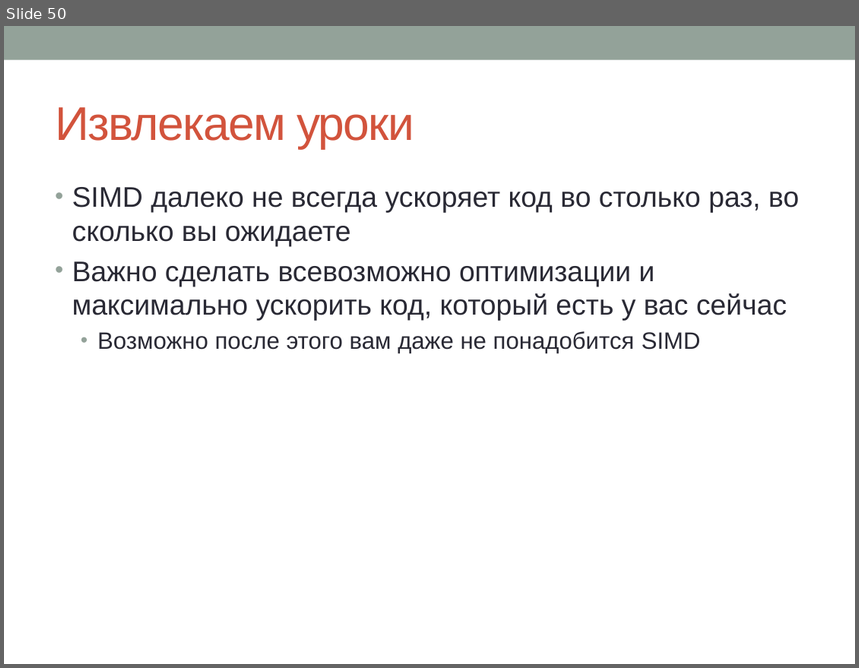
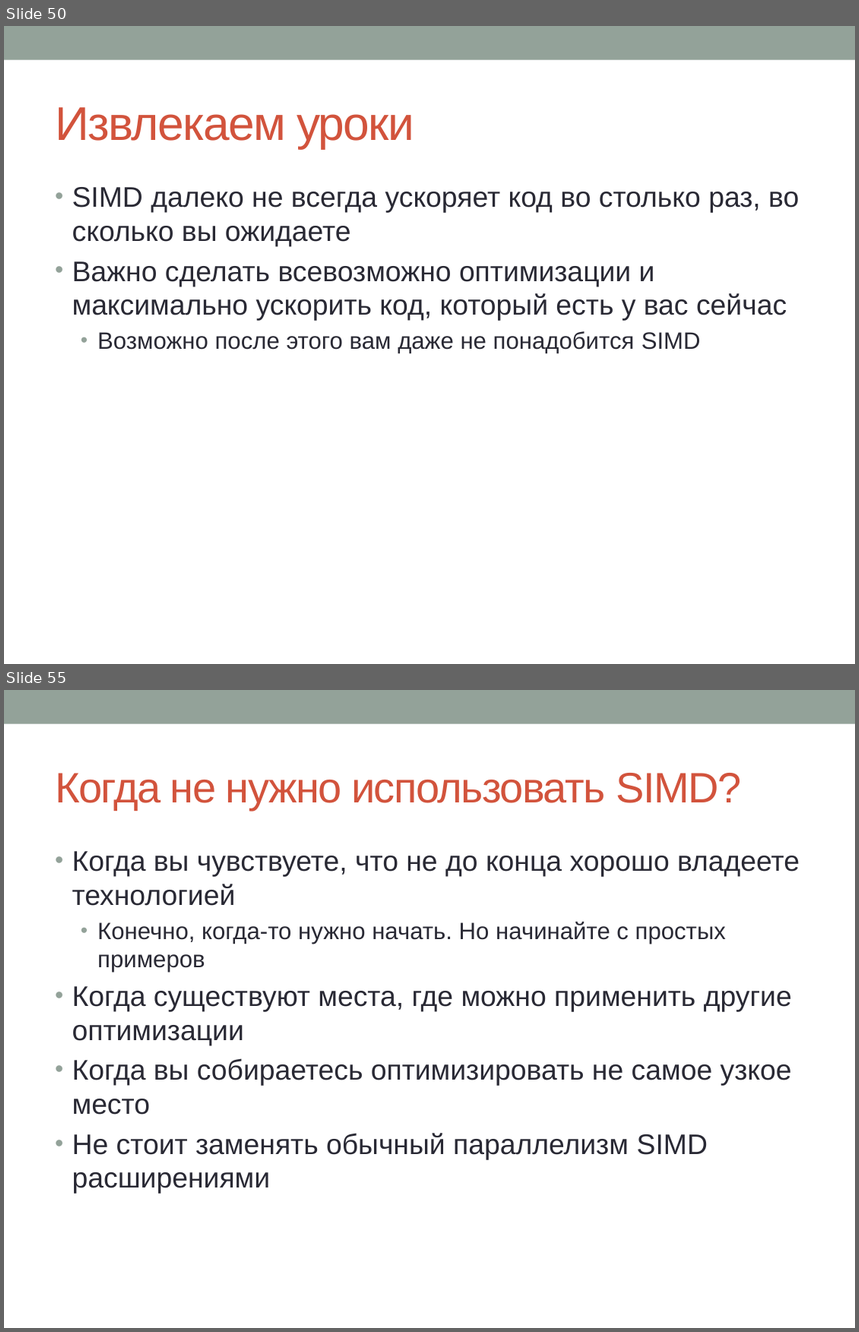
Before and after one commit to sivukhin/SimdLecture, a slide deck: simd_presentation.pptx. Shown one above the other, each under a label of ours: slide 50 before the commit, slides 50 and 55 after it; the slides between them are not shown. The pictures are 859x668 and 859x1332 pixels, drawn with LibreOffice and Linux fonts; fonts in the diff are those of the drawing. Boxes give left, top, right and bottom in pixels: in the first picture for what was removed or moved away, otherwise in the second. Text is boxed around its words. In the diff, an @@ line names an element or a change of style, - is before the commit and + after.

```diff
--- a/simd_presentation.pptx
+++ b/simd_presentation.pptx
@@ slide 55 added at (x1=4, y1=690, x2=855, y2=1328), background #FFFFFF; not listed: 1 template element that a slide beside it also shows @@
@@ title added at (x1=55, y1=773, x2=742, y2=810), 36 pt, text #D2533C @@
+Когда не нужно использовать SIMD?
@@ text added at (x1=72, y1=851, x2=800, y2=1194), 24 pt, text #292934 @@
+• Когда вы чувствуете, что не до конца хорошо владеете технологией
+  • Конечно, когда-то нужно начать. Но начинайте с простых примеров
+• Когда существуют места, где можно применить другие оптимизации
+• Когда вы собираетесь оптимизировать не самое узкое место
+• Не стоит заменять обычный параллелизм SIMD расширениями
```
Also in this commit, not shown: 1 slide changed, 17 other slides added.
